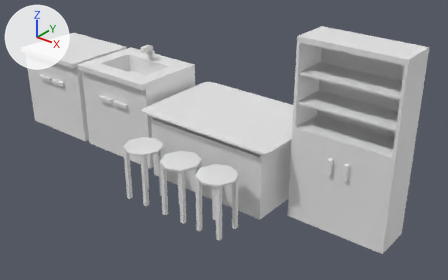
What one commit did to the Blender file Model/All modle/science room.blend.
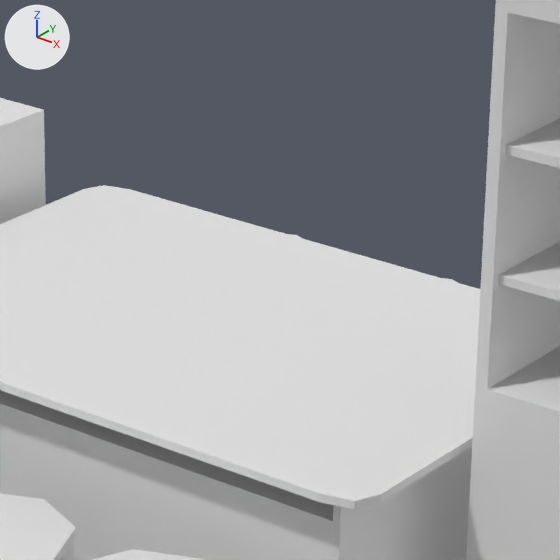
Each version appears first whole from a camera (50 mm lens) standing at (24.83, -23.0, 16.54) and looking at (6.24, 0.24, 2.13), and next in a close-up on the part from 41% to 70% of the width and 14% to 59% of the height. The lights are fixed; the arrows at upper left show +X, +Y and +Z.
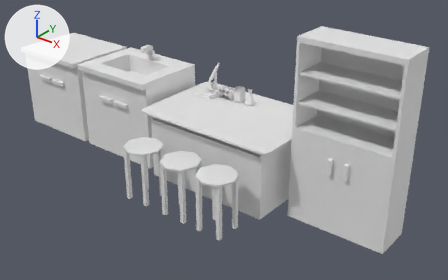
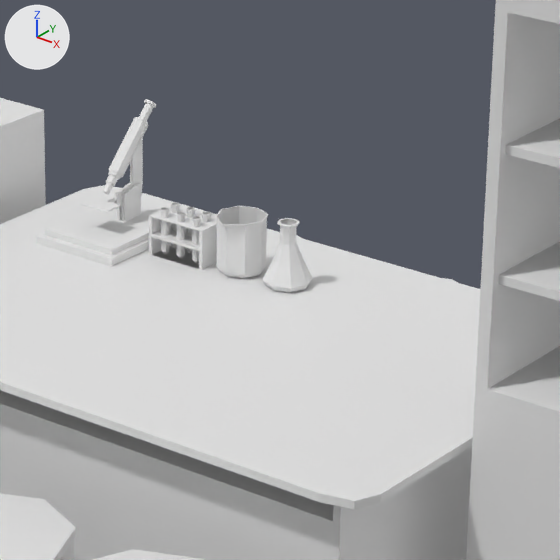
The change, as a list of edits to the scene's bpy script:
```text
Add me_plane_002:
    me_plane_002.from_pydata(...)  # 868 vertices, 726 faces; spans x -1.0..1.0, y -1.0..1.0, z 0.0..0.6
Add me_circle_009:
    me_circle_009.from_pydata(...)  # 128 vertices, 122 faces; spans x -1.0..1.0, y -1.0..1.0, z 0.0..2.6
Add me_circle_008:
    me_circle_008.from_pydata(...)  # 140 vertices, 132 faces; spans x -1.06..1.06, y -1.34..1.06, z 0.0..2.33
Add me_cube:
    me_cube.from_pydata(...)  # 234 vertices, 214 faces; spans x -1.0..1.0, y -1.0..1.0, z -1.0..30.9
Add ob_plane_001:
    ob_plane_001 = bpy.data.objects.new('Plane.001', me_plane_002)
    ob_plane_001.location = (5.52, 1.38, 4.0)
    ob_plane_001.scale = (0.41, 0.206, 1.0)
Add ob_circle_007:
    ob_circle_007 = bpy.data.objects.new('Circle.007', me_circle_009)
    ob_circle_007.location = (7.01, 1.44, 4.02)
    ob_circle_007.scale = (0.3, 0.3, 0.3)
Add ob_circle_006:
    ob_circle_006 = bpy.data.objects.new('Circle.006', me_circle_008)
    ob_circle_006.location = (6.33, 1.44, 4.02)
    ob_circle_006.scale = (0.3, 0.3, 0.3)
Add ob_cube_002:
    ob_cube_002 = bpy.data.objects.new('Cube.002', me_cube)
    ob_cube_002.location = (4.41, 1.38, 4.05)
    ob_cube_002.scale = (0.6, 0.8, 0.05)
```

Location of each change, [x1, y1, x2, y2] in pixels of the close-ups (560 x 560 px):
'Cube.002', added: after [36, 100, 187, 266]
'Plane.001', added: after [149, 202, 217, 270]
'Circle.006', added: after [216, 206, 268, 278]
'Circle.007', added: after [262, 218, 312, 292]
